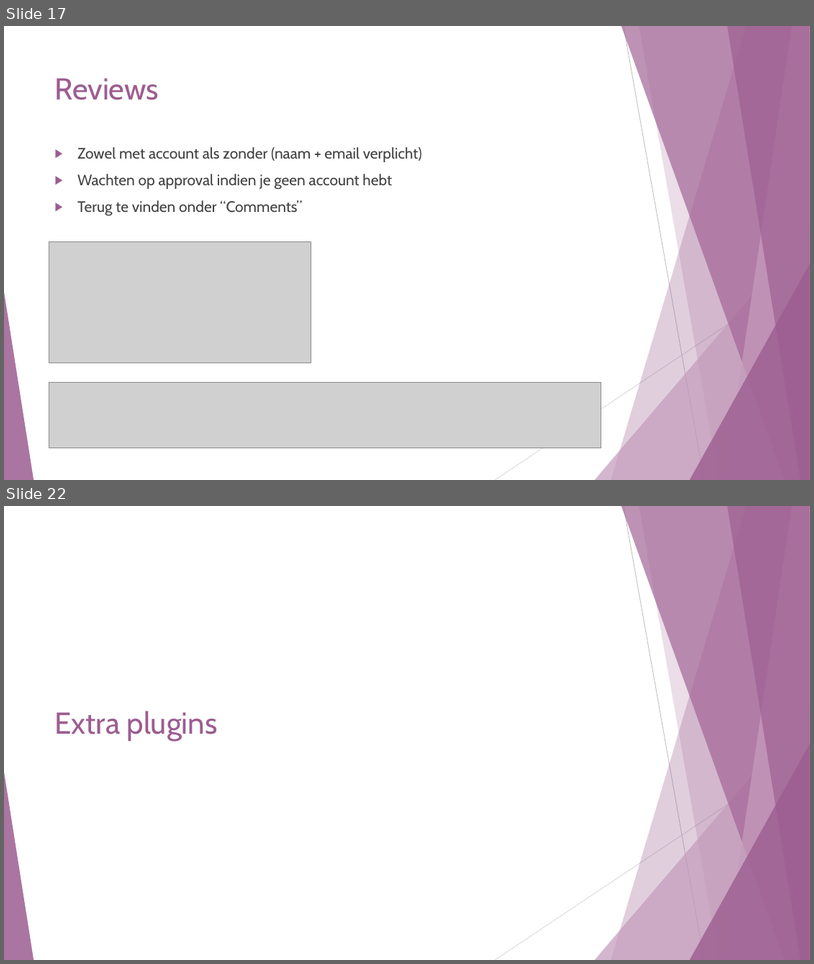
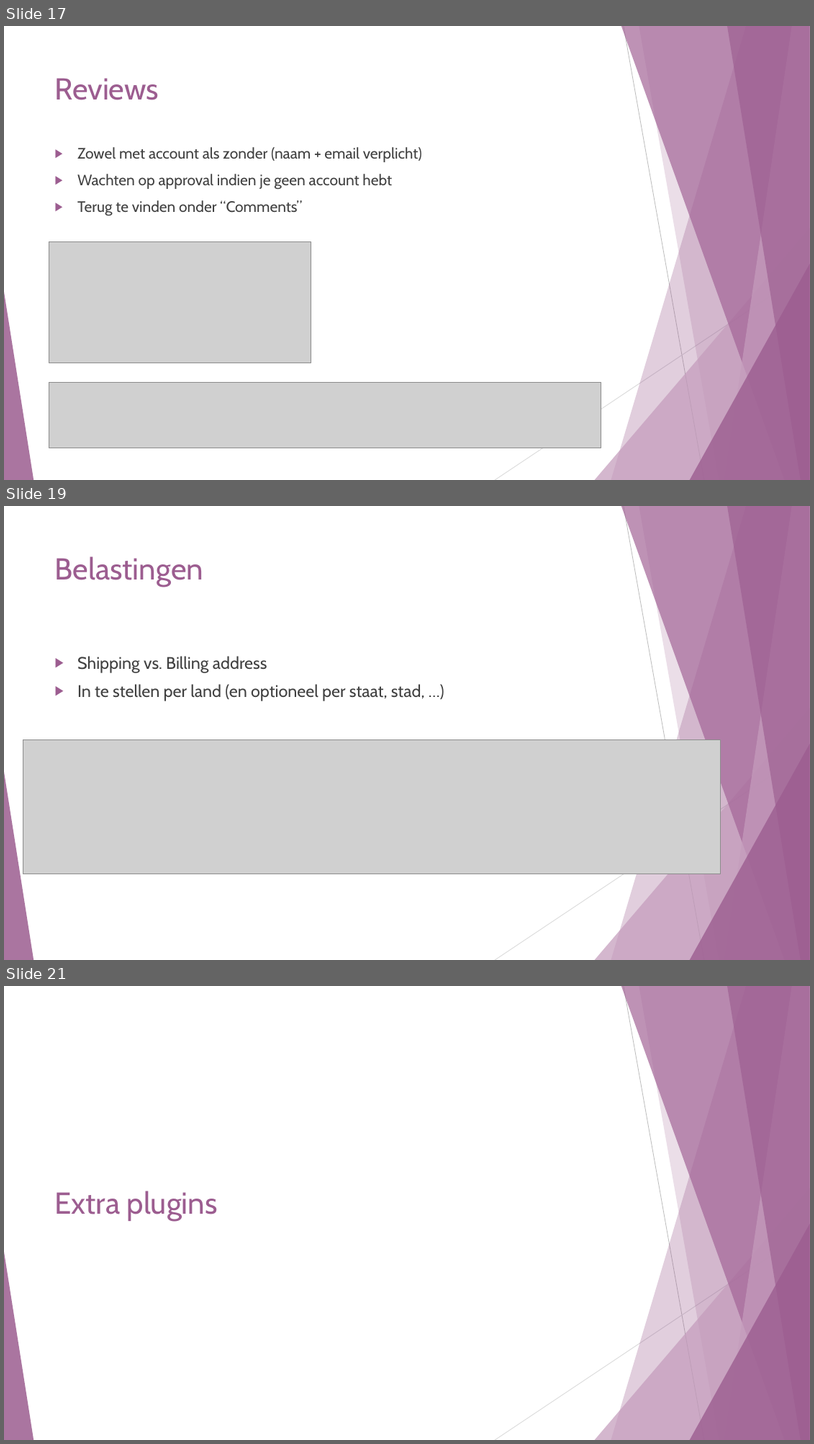
Before and after one commit to SarahJehin/WebResearch, a slide deck: new_technology/Wordpress - WooCommerce.pptx. Shown one above the other, each under a label of ours: slides 17 and 22 before the commit, slides 17, 19 and 21 after it; the slides between them are not shown. The pictures are 814x964 and 814x1444 pixels, drawn with LibreOffice and Linux fonts; fonts in the diff are those of the drawing; grey boxes stand for pictures. Boxes give left, top, right and bottom in pixels: in the first picture for what was removed or moved away, otherwise in the second. Text is boxed around its words. In the diff, an @@ line names an element or a change of style, - is before the commit and + after.

Commit message:
taxes, shipping classes and presentation

```diff
--- a/new_technology/Wordpress - WooCommerce.pptx
+++ b/new_technology/Wordpress - WooCommerce.pptx
@@ slide 19 added at [4,506,810,960], background #FFFFFF; not listed: 10 template elements that a slide beside it also shows @@
@@ title added at [55,556,203,587], 36 pt, text #9C5D90 @@
+Belastingen
@@ text added at [77,656,425,701], 20 pt, text #404040 @@
+▶ Shipping vs. Billing address
+▶ In te stellen per land (en optioneel per staat, stad, …)
@@ picture added at [23,739,721,874] @@
@@ what was slide 22 is now slide 21 @@
```
Also in this commit, not shown: 14 slides changed, 3 other slides added, 4 slides removed, 3 other files.
